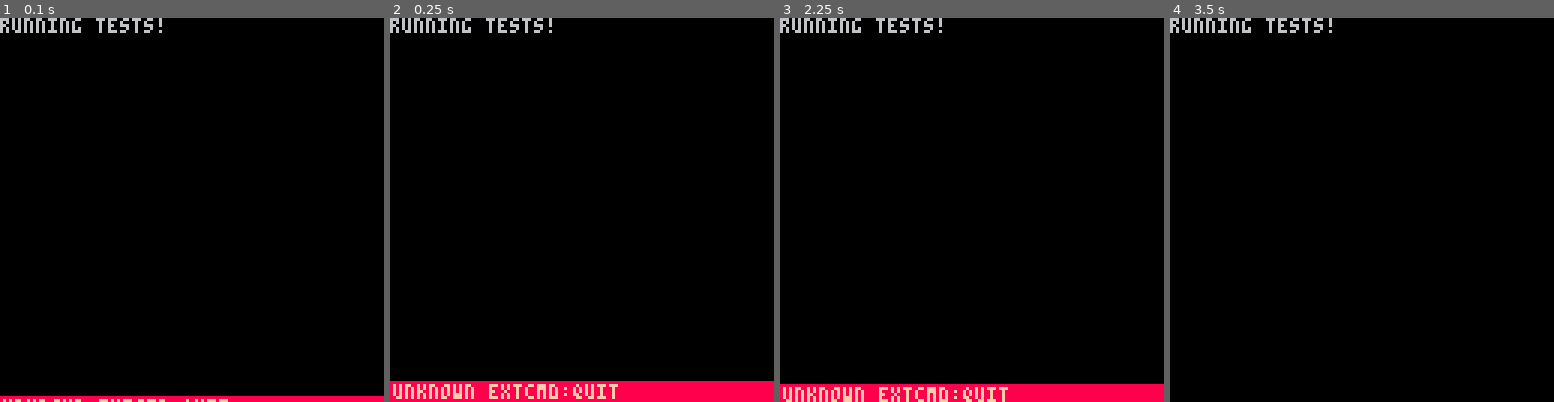
Above: before the commit, frames 1-4 (left to right).
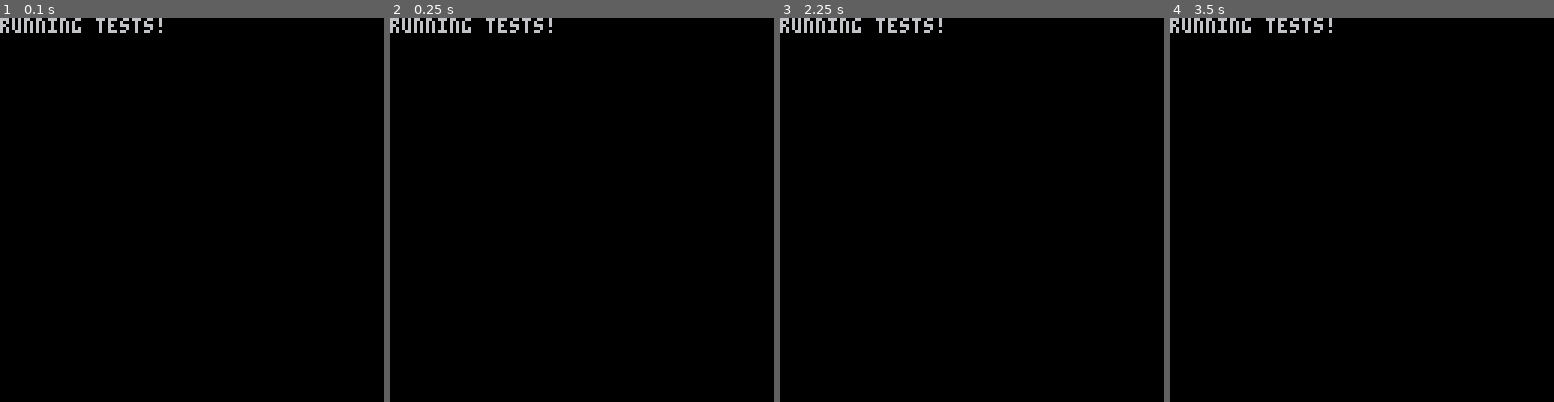
Above: after the commit, the same moments.

Repository: zdenardi/blitzball
Game: PICO-8 cartridge tests.p8
Two runs of this game, one before a commit and one after it. Both use one fixed random seed, a clock stepped at 60 frames per second and the inputs below.
Inputs:
- Up to frame 1 (0.1 s): no input
- Up to frame 2 (0.25 s): no input
- Up to frame 3 (2.25 s): tap X (X key) at 0.33, 1.07, 1.85 s; tap O (Z key) at 0.7, 1.7, 2.1 s; hold Right 1.6-2.1 s; hold Up from 2.15 s (still down)
- Up to frame 4 (3.5 s): release Up at 2.42 s; hold Right 2.47-3.03 s; tap O (Z key) at 2.5, 2.9, 3.3 s; tap X (X key) at 2.97 s; hold Left from 3.08 s (still down)

The runs differ from the first frame. In frame 1, 1.6% of the frame differs, in the area x 0-100%, y 98-100%; in frame 2, 5.5%, in the area x 0-100%, y 94-100%; in frame 3, 4.7%; in frame 4, nothing differs.

Commit message:
Chore: more refactoring

Diff:
--- a/game.lua
+++ b/game.lua
@@ -10,26 +10,36 @@
         'foul',
         'out',
         'walk',
-        'switch',
-        transitions = {
-            idle = { "pitch", "menu" },
-            pitch = { "hit", "miss", "strike", "ball" },
-            hit = { "foul", "out", "base" },
-            menu = { "idle" },
-            strike = { "out", "idle" },
-            base = { "idle" },
-            out = { "idle" },
-            foul = { "idle" }
-        }
-    },
-    ball = {},
+        'switch'
+    },
+    _transitions = {
+        idle = { "pitch", "menu" },
+        pitch = { "hit", "miss", "strike", "ball" },
+        hit = { "foul", "out", "base" },
+        menu = { "idle" },
+        strike = { "out", "idle" },
+        base = { "idle" },
+        out = { "idle" },
+        foul = { "idle" }
+    },
+    ball = {}, -- ball object
     back_wall = {
         x1 = 0,
         x2 = 15,
         y1 = 0,
         y2 = 1
     },
-    runners = {},
+    runners = {
+        0, 0, 0,
+        check_base = function(self, num)
+            if (num > 3) assert(true == false, "check_base only takes 0-3")
+            return self[num]
+        end,
+        adv_runners = function(self, num)
+        end,
+        walk_runner = function(self)
+        end
+    },
     count = {
         0, 0,
         addStrike = function(self)
@@ -216,17 +226,37 @@
     end,
 
     verify_transition = function(self, s)
-        return value_exists(self._states.transitions[self.state], s)
+        return value_exists(self._transitions[self.state], s)
     end,
 
     change_state = function(self, s)
-        if verify_transition(s) then
+        if self:verify_transition(s) then
             self.state = s
         else
-            assert(1 == -0, "Invalid State Transition w:" .. self.state .. '=>' .. self.s)
-        end
-    end,
-
+            printh("Invalid State Transition w:" .. self.state .. '=>' .. s)
+        end
+    end,
+
+    did_ball_hit_zone = function(self, s)
+        local strike_zone_coords = self.strike_zone:coords()
+        if (self.ball.y > strike_zone_coords.y1)
+                and (self.ball.y < strike_zone_coords.y2)
+                and (self.ball.x > strike_zone_coords.x1)
+                and (self.ball.x < strike_zone_coords.x2)
+                and (self.ball.hght > 1) then
+            sfx(4)
+            return true
+        else
+            return false
+        end
+    end,
+
+    did_ball_leave_scrn = function(self)
+        if self.ball.x > self.scr_max_x or self.ball.x < self.scr_min_x or self.ball.y > self.scr_max_y then
+            return true
+        end
+        return false
+    end,
 
     adv_runners = function(self, num_of_bases)
         local runners_to_update = {}
@@ -264,19 +294,22 @@
     is_out = function(self) return self.state == "out" end,
     is_strike_out = function(self) return self.count:get('strike') == self.max_strikes end,
     is_walk = function(self) return self.count:get('ball') == self.max_balls end,
-
-    was_hit = function(self) return self.state == "hit" end,
-    was_missed = function(self) return self.state == "miss" end,
-    was_ball = function(self) return self.state == "ball" end,
-    was_strike = function(self) return self.state == "strike" end,
-    was_walked = function(self) return self.state == "walk" end,
+    is_hit = function(self) return self.state == "hit" end,
+    is_missed = function(self) return self.state == "miss" end,
+    is_ball = function(self) return self.state == "ball" end,
+    is_strike = function(self) return self.state == "strike" end,
+    is_walked = function(self) return self.state == "walk" end,
 
     -- transitions
-    to_strike = function(self) self:change_state('strike') end,
     to_ball = function(self) self:change_state('ball') end,
     to_hit = function(self) self:change_state('hit') end,
     to_idle = function(self) self:change_state('idle') end,
     to_out = function(self) self:change_state('out') end,
+    to_pitch = function(self) self:change_state('pitch') end,
+    to_strike = function(self) self:change_state('strike') end,
+    to_miss = function(self) self:change_state('miss') end,
+    to_foul = function(self) self:change_state('foul') end,
+    to_base = function(self) self:change_state('base') end,
 
 
     did_ball_hit_wall = function(self)
@@ -338,8 +371,8 @@
             bat_hit_box = bat_pos.hit_box
 
             -- ball hits strike zone
-            if (self.ball.y > strike_zone_coords.y1) then
-                if self.ball.x > strike_zone_coords.x1 and self.ball.x < strike_zone_coords.x2 and self.ball.hght > 1 then
+            if (self.ball.y > self.strike_zone:coords().y1) then
+                if self:did_ball_hit_zone() then
                     self:to_strike()
                 else
                     if self.ball.state ~= "hit" and batter.did_swing ~= true then
@@ -368,9 +401,9 @@
             end
         end
 
-        if self:was_hit() then
+        if self:is_hit() then
             -- if ball goes out of play
-            if self.ball.x > self.scr_max_x or self.ball.x < self.scr_min_x or self.ball.y > self.scr_max_y then
+            if self:did_ball_leave_scrn() then
                 -- foul ball
                 if self.ball.state == "hit" and self.count:get('strike') < 2 then
                     self.count:add('strike')
@@ -379,14 +412,13 @@
             end
         end
 
-        if self:was_missed() then
+        if self:is_missed() then
             self.count:add('strike')
             self:reset_pitch()
         end
 
-        if self:was_ball() then
+        if self:is_ball() then
             self.count:add('ball')
-
             if self:is_walk() then
                 self:walk_runner()
                 self.state = "walk"
@@ -395,16 +427,21 @@
             end
         end
 
-        if self:was_strike() then
+        if self:is_strike() then
             sfx(1)
             self.count:add('strike')
-            self:reset_pitch()
+
+            if self:is_strike_out() then
+                self:to_out()
+            else
+                self:reset_pitch()
+            end
         end
 
         if self.state == "switch" then
         end
 
-        if self:was_walked() then
+        if self:is_walked() then
             if not self.stop_time then
                 self.stop_time = time()
             end
@@ -421,21 +458,12 @@
             end
             if time() - self.stop_play_timer >= WAIT_T then
                 self:reset_count()
-                self:to_idle()
-            end
-        end
-
-        if self:is_strike_out() then
-            self:to_out()
-        end
-
-        strike_zone_coords = self.strike_zone:coords()
+                self:reset_pitch()
+            end
+        end
+
         -- chk backwall col
         self:handle_backwall_collision()
-
-        -- if ball hits backwall
-        -- remember, Pixels, not cell/tiles
-
         -- reset ball after 3 seconds hitting wall
         self:did_ball_hit_wall()
 
--- a/main.lua
+++ b/main.lua
@@ -75,6 +75,6 @@
         rrectfill(3 * TILE_SIZE, 2 * TILE_SIZE, 10 * TILE_SIZE, 2 * TILE_SIZE, 2, 2)
         print('homerun', 5.5 * TILE_SIZE + 4, 2.65 * TILE_SIZE, 7)
     end
-    draw_window(3, 2, 10, 2)
+    -- draw_window(3, 2, 10, 2)
     --debug--
 end
--- a/tests.p8
+++ b/tests.p8
@@ -135,10 +135,96 @@
                 end)
                 it('should change state from idle to pitch',function()
                     local g = game
-                    g.state = 'out'
-                    return
-                    g:verify_transition('out') == false
-                end)
+                    g.state = 'idle'
+                    g:to_pitch()
+                    return
+                    g.state == 'pitch'
+                end)
+                it('should change state from pitch to hit',function()
+                    local g = game
+                    g.state = 'pitch'
+                    g:to_hit()
+                    return
+                    g.state == 'hit'
+                end)
+                it('should change state from pitch to strike',function()
+                    local g = game
+                    g.state = 'pitch'
+                    g:to_strike()
+                    return
+                    g.state == 'strike'
+                end)
+                it('should change state from pitch to ball',function()
+                    local g = game
+                    g.state = 'pitch'
+                    g:to_ball()
+                    return
+                    g.state == 'ball'
+                end)
+                it('should change state from pitch to miss',function()
+                    local g = game
+                    g.state = 'pitch'
+                    g:to_miss()
+                    return
+                    g.state == 'miss'
+                end)
+                it('should change state from hit to out',function()
+                    local g = game
+                    g.state = 'hit'
+                    g:to_out()
+                    return g.state == "out"
+                end)
+                it('should change state from hit to foul',function()
+                    local g = game
+                    g.state = 'hit'
+                    g:to_foul()
+                    return g.state == "foul"
+                end)
+                it('should change state from hit to base',function()
+                    local g = game
+                    g.state = 'hit'
+                    g:to_base()
+                    return g.state == "base"
+                end)
+                it('should change state from menu to idle',function()
+                    local g = game
+                    g.state = 'menu'
+                    g:to_idle()
+                    return g.state == "idle"
+                end)
+                it('should change state from strike to idle',function()
+                    local g = game
+                    g.state = 'strike'
+                    g:to_idle()
+                    return g.state == "idle"
+                end)
+                it('should change state from strike to out',function()
+                    local g = game
+                    g.state = 'strike'
+                    g:to_out()
+                    return g.state == "out"
+                end)
+                it('should change state from base to idle',function()
+                    local g = game
+                    g.state = 'base'
+                    g:to_idle()
+                    return g.state == "idle"
+                end)
+                it('should change state from out,base and foul to idle',function()
+                    local g = game
+                    g.state = 'base'
+                    g:to_idle()
+                    t1 = g.state
+                    g.state = 'foul'
+                    g:to_idle()
+                    t2 = g.state
+                    g.state = 'out'
+                    g:to_idle()
+                    t3 = g.state
+
+                    return t1 == 'idle' and t2 == 'idle' and t3 == 'idle'
+                end)
+
                 it(
                     'State should change from ball to run', function()
                         local g = game
@@ -151,12 +237,12 @@
                         return g.state == "idle" and g.count[2] == 1
                     end
                 )
+
             end
         )
 
     end
 )
-      extcmd("quit")
 
 
 
